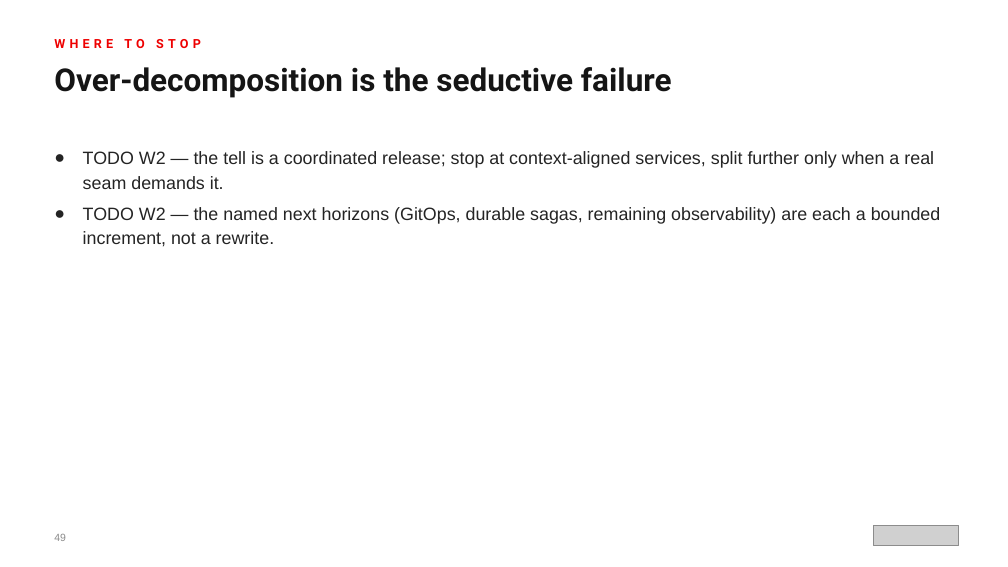
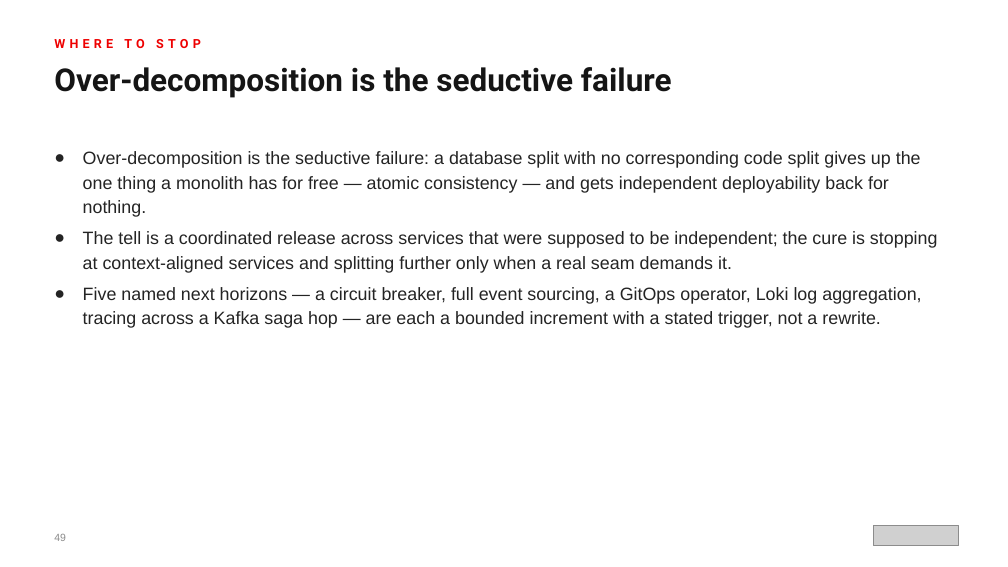
Before and after one commit to patterncatalyst/modernizing-enterprise-applications-python, a slide deck: slide 49 of presentation/modernizing-201/Modernizing-201-r1.0.pptx. Drawn at 1008x567 pixels with LibreOffice and Linux fonts; fonts in the diff are those of the drawing; grey boxes stand for pictures. Boxes give left, top, right and bottom in pixels: in the first picture for what was removed or moved away, otherwise in the second. Text is boxed around its words. In the diff, an @@ line names an element or a change of style, - is before the commit and + after.

Commit message:
feat(decks): build 201 deck — the patterns (50 main + 32 appendix, real examples/ code)

```diff
--- a/presentation/modernizing-201/Modernizing-201-r1.0.pptx
+++ b/presentation/modernizing-201/Modernizing-201-r1.0.pptx
@@ text at <box>83,151,938,328</box>: text changed @@
-● TODO W2 — the tell is a coordinated release; stop at context-aligned services, split further only when a real seam demands it.
-● TODO W2 — the named next horizons (GitOps, durable sagas, remaining observability) are each a bounded increment, not a rewrite.
+● Over-decomposition is the seductive failure: a database split with no corresponding code split gives up the one thing a monolith has for free — atomic consistency — and gets independent deployability back for nothing.
+● The tell is a coordinated release across services that were supposed to be independent; the cure is stopping at context-aligned services and splitting further only when a real seam demands it.
+● Five named next horizons — a circuit breaker, full event sourcing, a GitOps operator, Loki log aggregation, tracing across a Kafka saga hop — are each a bounded increment with a stated trigger, not a rewrite.
```
Also in this commit, not shown: 67 other slides changed, 1 other file.
